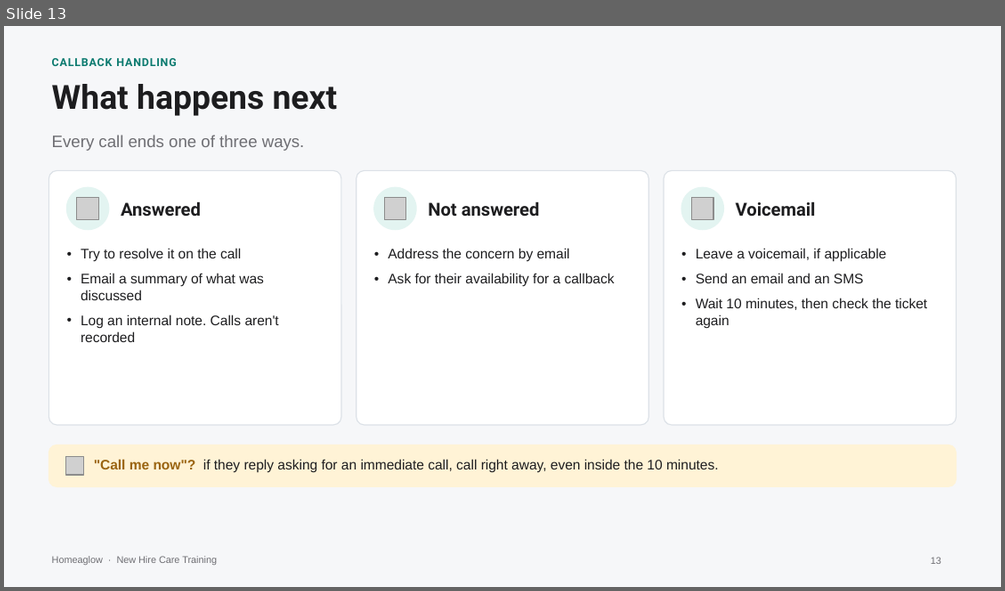
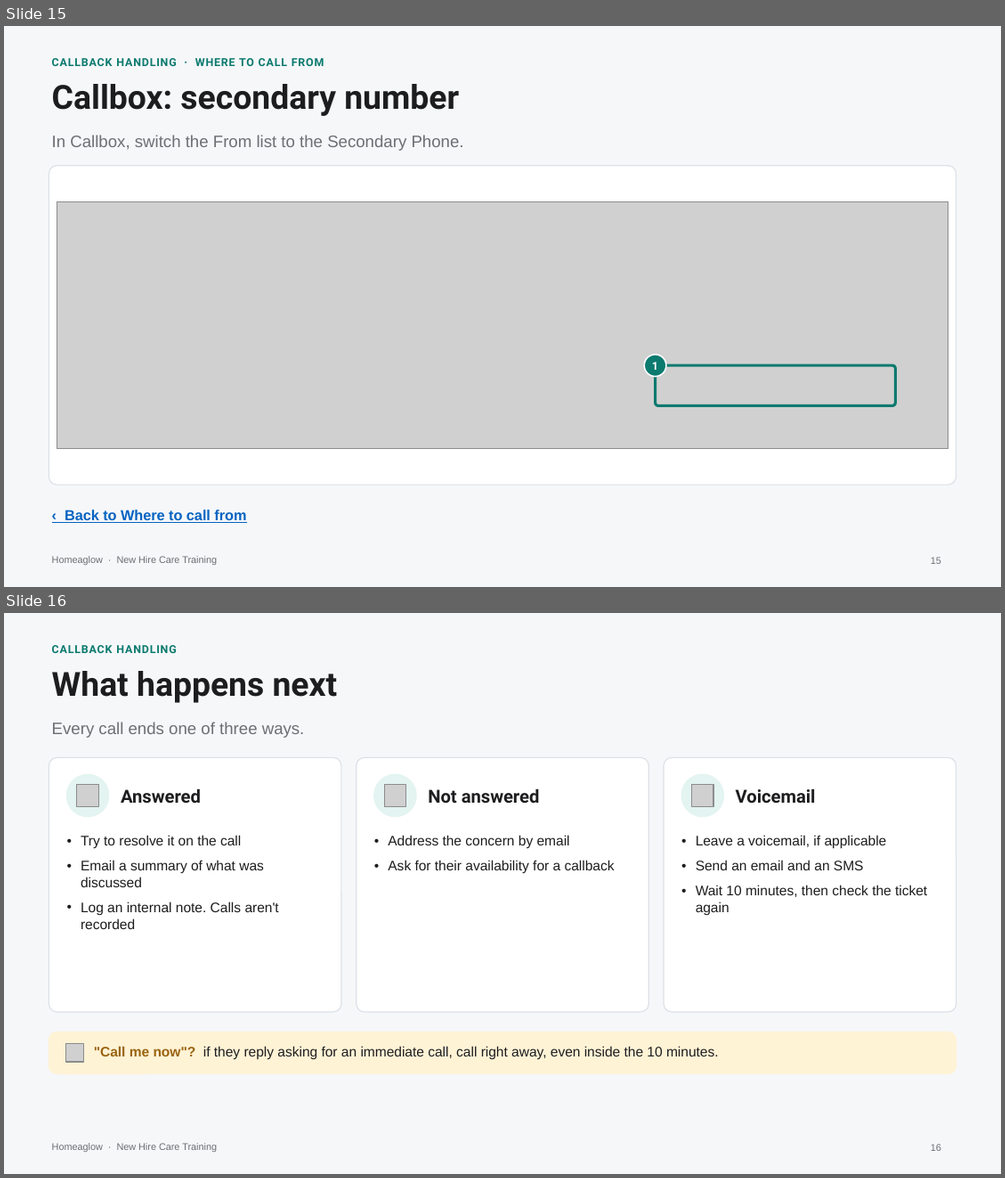
Before and after one commit to anjulimichelle/training, a slide deck: platform-mechanics/platform-operating-mechanics.pptx. Shown one above the other, each under a label of ours: slide 13 before the commit, slides 15 and 16 after it. The pictures are 1005x591 and 1005x1178 pixels, drawn with LibreOffice and Linux fonts; fonts in the diff are those of the drawing; grey boxes stand for pictures. Boxes give left, top, right and bottom in pixels: in the first picture for what was removed or moved away, otherwise in the second. Text is boxed around its words. In the diff, an @@ line names an element or a change of style, - is before the commit and + after.

```diff
--- a/platform-mechanics/platform-operating-mechanics.pptx
+++ b/platform-mechanics/platform-operating-mechanics.pptx
@@ slide 15 added at [4,26,1001,587], background #F6F7F9; not listed: 1 template element that a slide beside it also shows @@
@@ text added at [52,58,324,66], 8 pt, text #0B7A6F, bold @@
+CALLBACK HANDLING · WHERE TO CALL FROM
@@ text added at [52,84,459,116], 24 pt, text #1D1D1F, bold @@
+Callbox: secondary number
@@ text added at [52,135,464,151], 12 pt, text #6E6E73 @@
+In Callbox, switch the From list to the Secondary Phone.
@@ rounded rectangle added at [48,166,956,484], fill #FFFFFF, outline #DCE1E7 0.75 pt @@
@@ picture added at [57,201,948,449] @@
@@ ellipse added at [644,354,666,376], fill #0B7A6F, outline #FFFFFF 1 pt @@
@@ text added at [652,362,658,370], 8 pt, text #FFFFFF, bold @@
+1
@@ rounded rectangle added at [655,365,895,405], outline #0B7A6F 2 pt @@
@@ text added at [65,509,246,523], 10.5 pt, text #0563C1, bold, underline @@
+‹ Back to Where to call from
@@ page number added at [930,556,941,564], 7 pt, text #6E6E73 @@
+15
@@ what was slide 13 is now slide 16 @@
```
Also in this commit, not shown: 1 slide changed, 2 other slides added, 5 other files.
